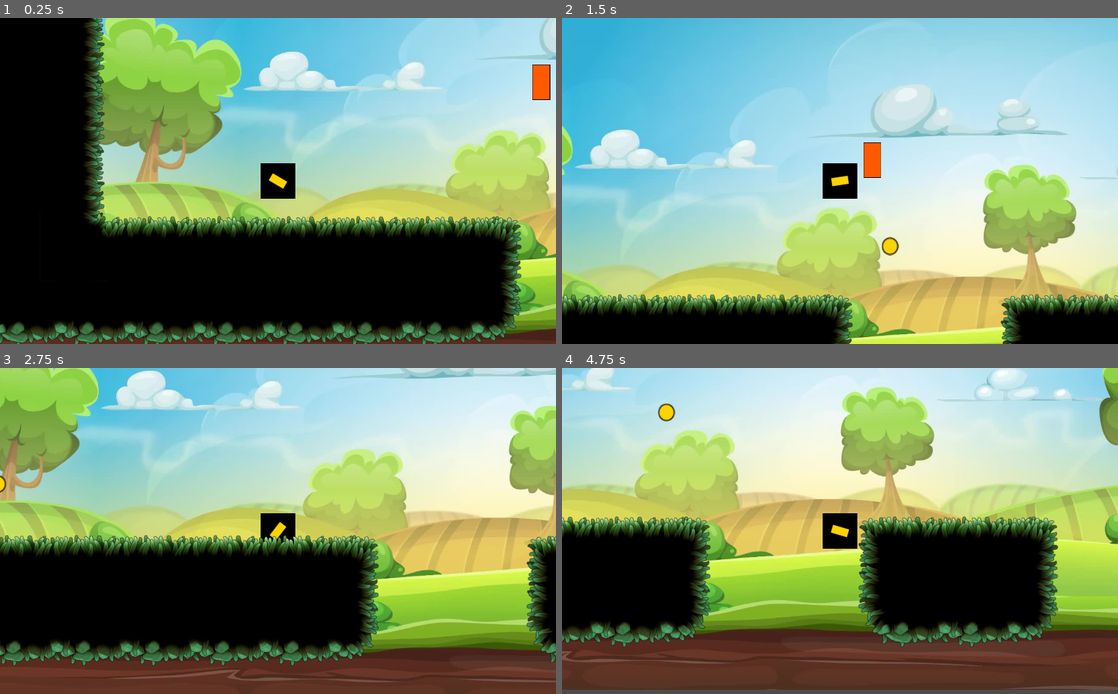
Above: before the commit, frames 1-4 (two rows, left to right).
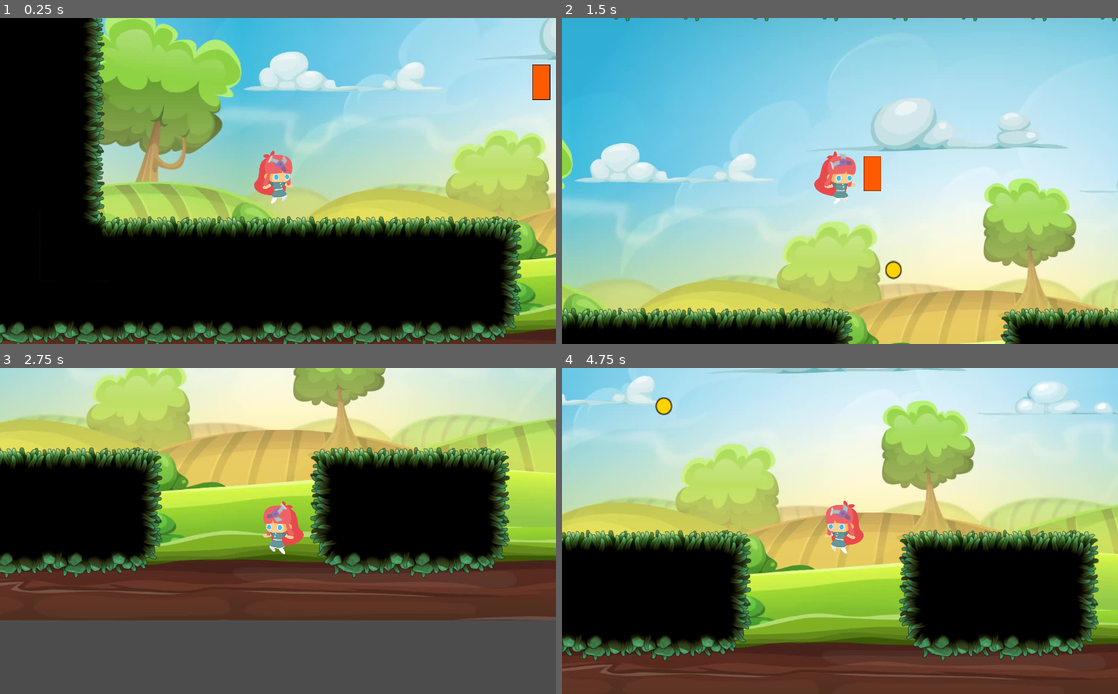
Above: after the commit, the same moments.

Repository: pasqualegabriel/videojuegos-workshop
Game: Godot game, scene res://Main.tscn
Two runs of this game, one before a commit and one after it. Both use one fixed random seed, a clock stepped at 60 frames per second and the inputs below.
Inputs (mouse positions are in pixels of both pictures, inside the frame that each line leads up to):
- Up to frame 1 (0.25 s): no input
- Up to frame 2 (1.5 s): move the mouse to (962, 164) at 0.52 s; hold Right (right) from 0.53 s (still down); click (962, 164) at 0.6 s; tap Up (jump) at 0.77, 0.8, 1.07, 1.35 s; move the mouse to (728, 197) at 1.27 s
- Up to frame 3 (2.75 s): tap Up (jump) at 1.52, 1.82, 2.3 s; click (166, 547) at 1.55 s; move the mouse to (333, 459) at 2.02 s; release Right (right) at 2.03 s; hold Left (left) from 2.03 s (still down); click (333, 459) at 2.1 s
- Up to frame 4 (4.75 s): move the mouse to (812, 596) at 2.77 s; release Left (left) at 2.78 s; hold Right (right) 2.78-4.28 s; click (812, 596) at 2.85 s; tap Up (jump) at 3.02, 3.32, 3.6, 3.77, 4.07, 4.52 s; move the mouse to (1006, 579) at 3.52 s; move the mouse to (673, 482) at 4.27 s; hold Left (left) from 4.28 s (still down); click (673, 482) at 4.35 s

The runs differ from the first frame. In frame 1, 0.9% of the frame differs, in the area x 45-54%, y 40-58%; in frame 2, 25%; in frame 3, 99%, in the area x 0-100%, y 0-100%; in frame 4, 48%.

Commit message:
animation player

Diff:
--- a/entities/player/Player.gd
+++ b/entities/player/Player.gd
@@ -2,8 +2,10 @@
 
 export (PackedScene) var projectile:PackedScene
 
+onready var body = $Body
 onready var cannon = $Cannon
 onready var fire_pos = $Cannon/FirePosition
+onready var animation_player = $AnimationPlayer
 
 var velocity:Vector2 = Vector2.ZERO
 var floor_normal:Vector2 = Vector2.UP
@@ -21,8 +23,7 @@
 func initialize(_container):
 	container = _container
 
-func _physics_process(_delta):
-	cannon.look_at(get_global_mouse_position())
+func handle_input():
 	if Input.is_action_just_pressed("fire"):
 		fire()
 
@@ -35,12 +36,35 @@
 	if Input.is_action_just_pressed("jump") and is_on_floor():
 		velocity.y -= jump_speed
 
+	return x_dir
+
+func handle_animation(x_dir):
+	if x_dir < 0:
+		body.flip_h = true
+		body.offset.x = -50
+	elif x_dir > 0:
+		body.flip_h = false
+		body.offset.x = 50
+
+	if !is_on_floor():
+		animation_player.play("jump")
+	elif is_on_floor() and x_dir != 0:
+		animation_player.play("walk")
+	else:
+		animation_player.play("idle")
+
+func _physics_process(_delta):
+	cannon.look_at(get_global_mouse_position())
+
+	var x_dir = handle_input()
+	handle_animation(x_dir)
+
 	velocity.y += gravity
 	velocity = move_and_slide(velocity, floor_normal)
 
 func fire():
 	var proj = projectile.instance()
-	proj.initialize(container, cannon.global_position, global_position.direction_to(fire_pos.global_position), true)
+	proj.initialize(container, cannon.global_position, cannon.global_position.direction_to(fire_pos.global_position), true)
 
 func to_start_position():
 	global_position = container.start_position.global_position
@@ -51,11 +75,3 @@
 #	position.y += y_dir * velocity * delta
 
 #	velocity.x += x_dir * 10
-
-
-
-#func _physics_process(delta):
-#	var x_dir = int(Input.is_action_pressed("right")) - int(Input.is_action_pressed("left"))
-#	position.x += x_dir * VELOCITY * delta
-#	var y_dir = int(Input.is_action_pressed("down")) - int(Input.is_action_pressed("up"))
-#	position.y += y_dir * VELOCITY * delta
--- a/entities/player/Player.tscn
+++ b/entities/player/Player.tscn
@@ -1,28 +1,89 @@
-[gd_scene load_steps=6 format=2]
+[gd_scene load_steps=9 format=2]
 
 [ext_resource path="res://entities/player/Player.gd" type="Script" id=1]
-[ext_resource path="res://assets/player/player.png" type="Texture" id=2]
-[ext_resource path="res://assets/player/cannon.png" type="Texture" id=3]
+[ext_resource path="res://assets/player/girl_spritesheet.png" type="Texture" id=2]
+[ext_resource path="res://assets/player/raygunPurpleBig.png" type="Texture" id=3]
 [ext_resource path="res://entities/player/PlayerProjectile.tscn" type="PackedScene" id=4]
 
-[sub_resource type="RectangleShape2D" id=1]
-extents = Vector2( 32, 32 )
+[sub_resource type="CapsuleShape2D" id=5]
+height = 65.5
+
+[sub_resource type="Animation" id=2]
+resource_name = "idle"
+length = 1.5
+tracks/0/type = "value"
+tracks/0/path = NodePath("Body:frame")
+tracks/0/interp = 1
+tracks/0/loop_wrap = true
+tracks/0/imported = false
+tracks/0/enabled = true
+tracks/0/keys = {
+"times": PoolRealArray( 0, 0.1, 0.2, 0.3, 0.4, 0.5, 0.6, 0.7, 0.8, 0.9, 1, 1.1, 1.2, 1.3, 1.4 ),
+"transitions": PoolRealArray( 1, 1, 1, 1, 1, 1, 1, 1, 1, 1, 1, 1, 1, 1, 1 ),
+"update": 1,
+"values": [ 30, 31, 32, 33, 34, 35, 36, 37, 38, 39, 40, 41, 42, 43, 44 ]
+}
+
+[sub_resource type="Animation" id=4]
+resource_name = "jump"
+length = 1.5
+step = 0.05
+tracks/0/type = "value"
+tracks/0/path = NodePath("Body:frame")
+tracks/0/interp = 1
+tracks/0/loop_wrap = true
+tracks/0/imported = false
+tracks/0/enabled = true
+tracks/0/keys = {
+"times": PoolRealArray( 0, 0.05, 0.1, 0.15, 0.2, 0.25, 0.3, 0.35, 0.4, 0.45, 0.5, 0.55, 0.6, 0.65, 0.7, 0.75, 0.8, 0.85, 0.9, 0.95, 1, 1.05, 1.1, 1.15, 1.2, 1.25, 1.3, 1.35, 1.4, 1.45, 1.5 ),
+"transitions": PoolRealArray( 1, 1, 1, 1, 1, 1, 1, 1, 1, 1, 1, 1, 1, 1, 1, 1, 1, 1, 1, 1, 1, 1, 1, 1, 1, 1, 1, 1, 1, 1, 1 ),
+"update": 1,
+"values": [ 47, 48, 49, 50, 51, 52, 53, 54, 55, 56, 57, 58, 59, 60, 61, 62, 63, 64, 65, 66, 67, 68, 69, 70, 71, 72, 73, 74, 75, 76, 77 ]
+}
+
+[sub_resource type="Animation" id=3]
+resource_name = "walk"
+length = 1.5
+tracks/0/type = "value"
+tracks/0/path = NodePath("Body:frame")
+tracks/0/interp = 1
+tracks/0/loop_wrap = true
+tracks/0/imported = false
+tracks/0/enabled = true
+tracks/0/keys = {
+"times": PoolRealArray( 0, 0.1, 0.2, 0.3, 0.4, 0.5, 0.6, 0.7, 0.8, 0.9, 1, 1.1, 1.2, 1.3, 1.4 ),
+"transitions": PoolRealArray( 1, 1, 1, 1, 1, 1, 1, 1, 1, 1, 1, 1, 1, 1, 1 ),
+"update": 1,
+"values": [ 96, 97, 98, 99, 100, 101, 102, 103, 104, 105, 106, 107, 108, 109, 110 ]
+}
 
 [node name="Player" type="KinematicBody2D"]
 script = ExtResource( 1 )
 projectile = ExtResource( 4 )
 
-[node name="Sprite" type="Sprite" parent="."]
+[node name="Body" type="Sprite" parent="."]
+scale = Vector2( 0.3, 0.3 )
 texture = ExtResource( 2 )
+offset = Vector2( 50, 0 )
+vframes = 8
+hframes = 15
+frame = 47
 
 [node name="CollisionShape2D" type="CollisionShape2D" parent="."]
-shape = SubResource( 1 )
+position = Vector2( 0, 3 )
+shape = SubResource( 5 )
 
 [node name="Camera2D" type="Camera2D" parent="."]
 current = true
 
 [node name="Cannon" type="Sprite" parent="."]
+position = Vector2( 0, -34 )
 texture = ExtResource( 3 )
 
 [node name="FirePosition" type="Position2D" parent="Cannon"]
 position = Vector2( 19.5998, -0.44545 )
+
+[node name="AnimationPlayer" type="AnimationPlayer" parent="."]
+anims/idle = SubResource( 2 )
+anims/jump = SubResource( 4 )
+anims/walk = SubResource( 3 )
--- a/enviroment/LevelTileset.tres
+++ b/enviroment/LevelTileset.tres
@@ -48,7 +48,7 @@
 polygon = PoolVector2Array( 32, 0, 128, 0, 128, 128, 0, 128, 0, 32 )
 
 [sub_resource type="ConvexPolygonShape2D" id=16]
-points = PoolVector2Array( 128, 128, 0, 128, 0, 32, 128, 32 )
+points = PoolVector2Array( 128, 128, 0, 128, 0, 20.8106, 128, 20.8106 )
 
 [sub_resource type="ConvexPolygonShape2D" id=17]
 points = PoolVector2Array( 0, 0, 96, 0, 96, 128, 0, 128 )
@@ -87,10 +87,10 @@
 points = PoolVector2Array( 128, 0, 128, 0, 128, 96, 96, 128, 0, 128, 0, 32, 32, 0, 128, 0 )
 
 [sub_resource type="ConvexPolygonShape2D" id=29]
-points = PoolVector2Array( 128, 32, 128, 128, 32, 128, 32, 64, 32.6995, 44.7, 34.9321, 38.8393, 41.6301, 34.6531, 64, 32, 128, 32 )
+points = PoolVector2Array( 128, 20.8106, 128, 128, 32, 128, 32, 64, 32.6995, 44.7, 33.2018, 32.532, 37.5555, 20.4757, 63.3426, 20.1408, 98.5069, 20.4757 )
 
 [sub_resource type="ConvexPolygonShape2D" id=30]
-points = PoolVector2Array( 0, 32, 64, 32, 85.6428, 35.4903, 94.2943, 44.4209, 96, 64, 96, 128, 0, 128, 0, 32 )
+points = PoolVector2Array( 26.7008, 21.1455, 62.8698, 21.4804, 87.9871, 21.4804, 93.6803, 36.2159, 96, 64, 96, 128, 0, 128, 0, 21.1455 )
 
 [resource]
 0/name = "Mossy - TileSet.png 0"
--- a/project.godot
+++ b/project.godot
@@ -15,7 +15,7 @@
 
 [application]
 
-config/name="workshop0"
+config/name="workshop-videojuegos"
 run/main_scene="res://Main.tscn"
 config/icon="res://icon.png"
 
